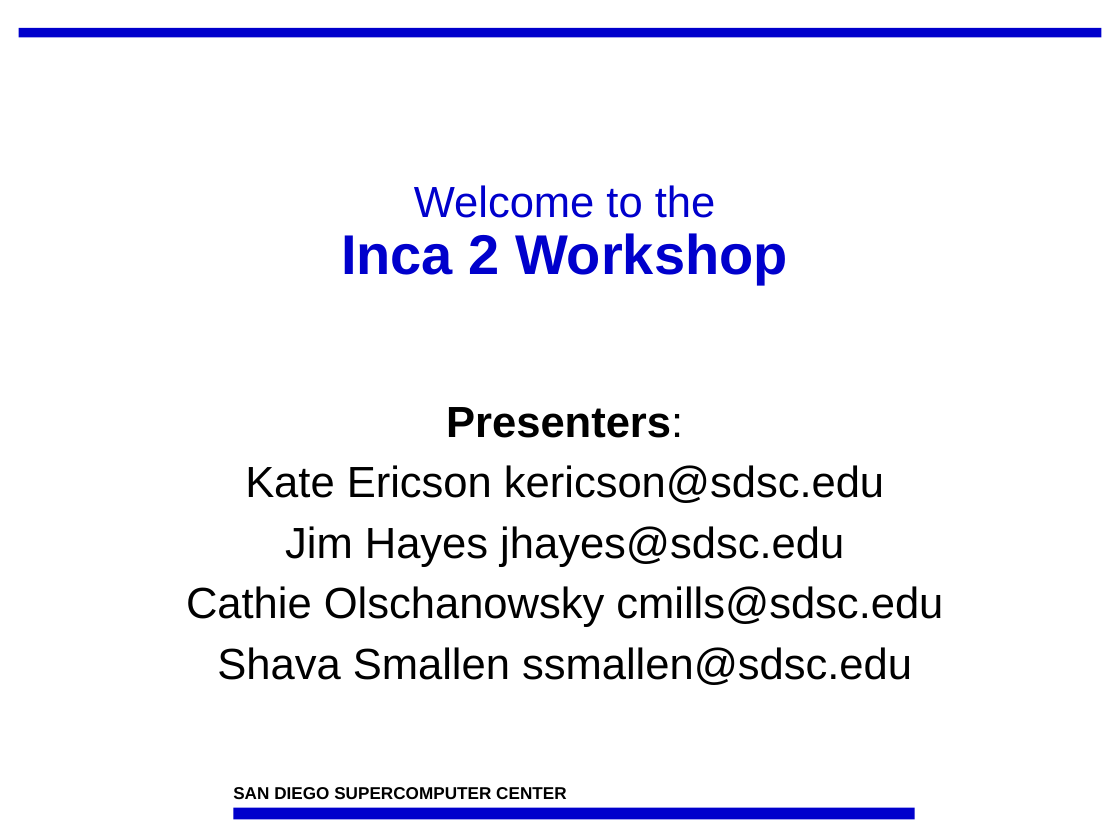
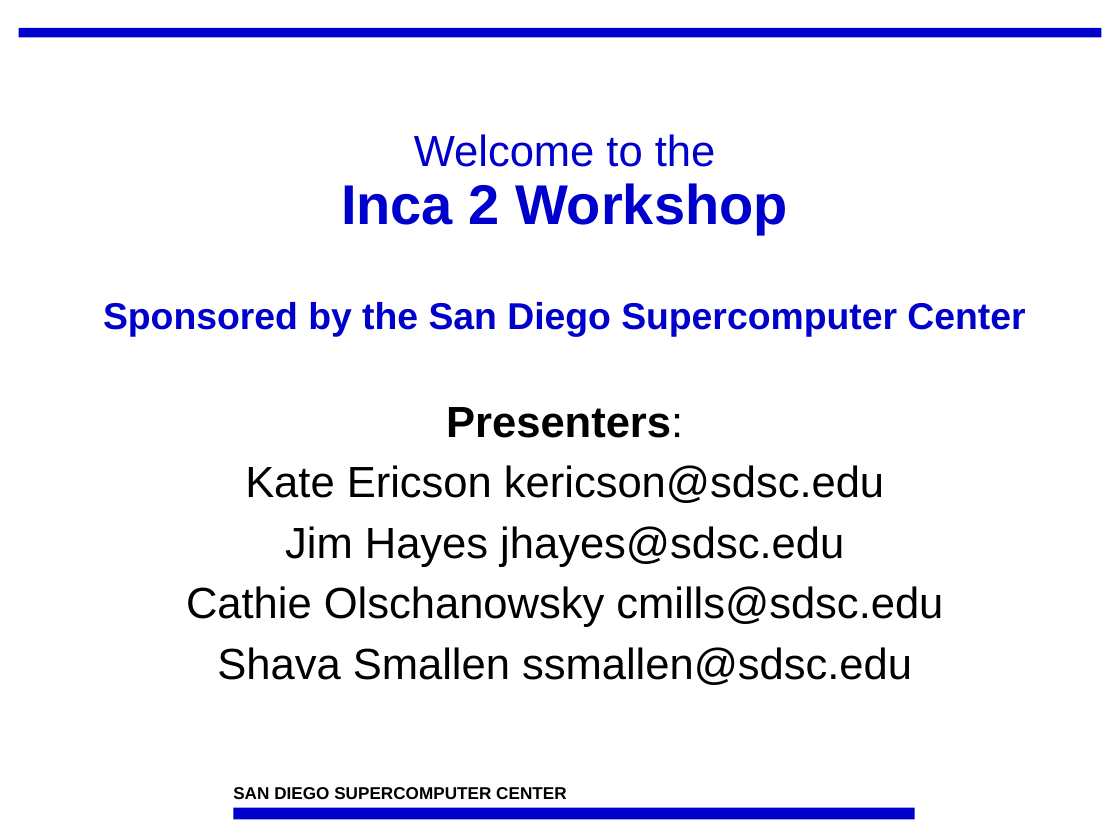
Before and after one commit to IncaProject/inca-xsede, a slide deck: slide 1 of talks/feb-06-workshop/overview.ppt. Drawn at 1120x840 pixels with LibreOffice and Linux fonts; fonts in the diff are those of the drawing; background and template pictures are left out. Boxes give left, top, right and bottom in pixels: in the first picture for what was removed or moved away, otherwise in the second. Text is boxed around its words. In the diff, an @@ line names an element or a change of style, - is before the commit and + after.

```diff
--- a/talks/feb-06-workshop/overview.ppt
+++ b/talks/feb-06-workshop/overview.ppt
@@ title at bbox=[103, 134, 1025, 337]: text changed; size 36 to 24 pt @@
-Welcome to the
-Inca 2 Workshop
+Welcome to the
+Inca 2 Workshop
+Sponsored by the San Diego Supercomputer Center
```
Also in this commit, not shown: 2 other slides changed, 1 slide added, 1 slide removed.
